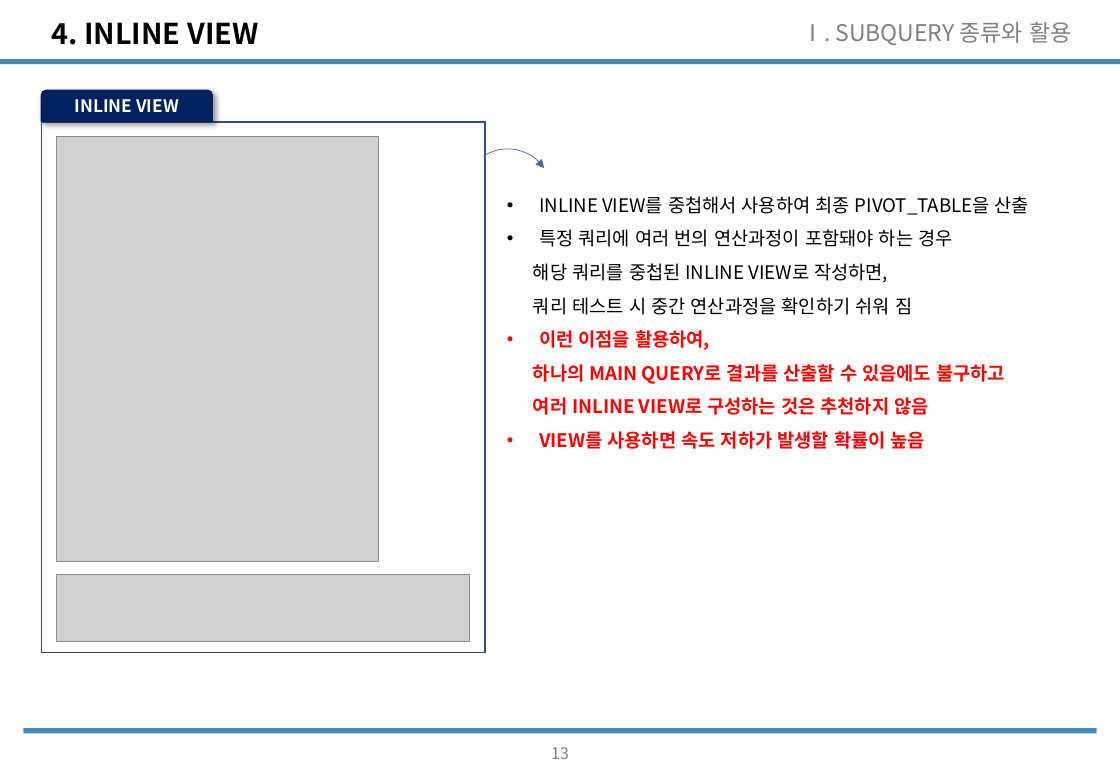
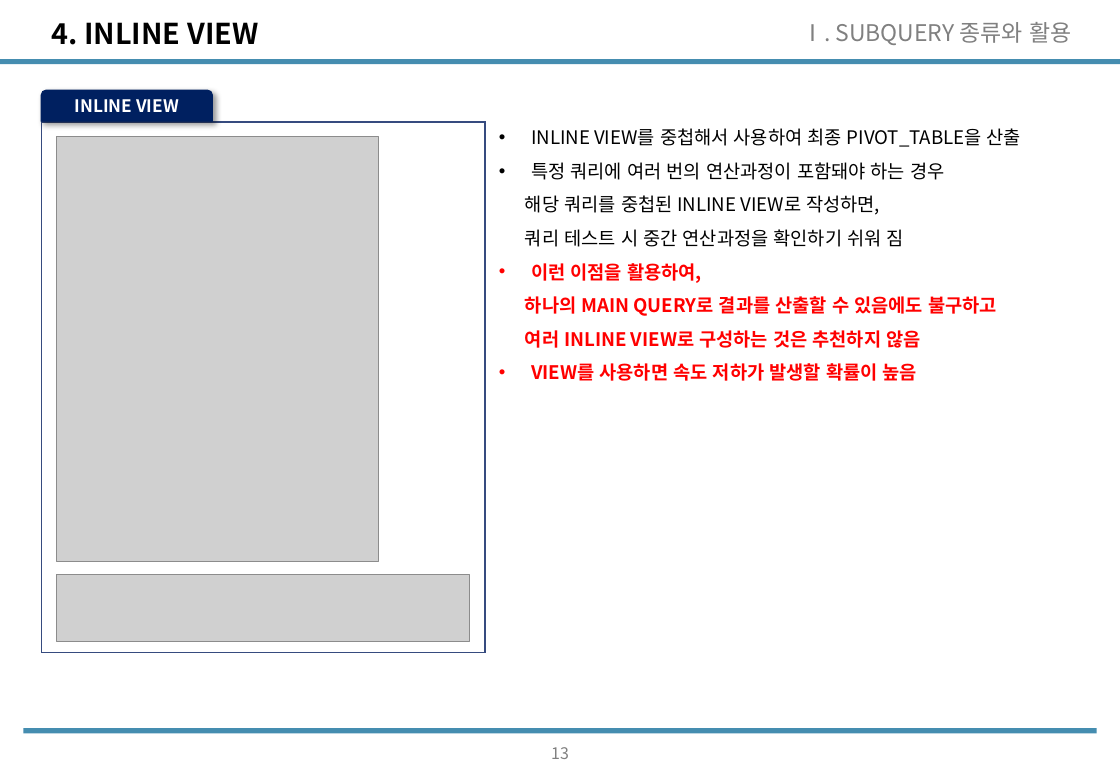
Before and after one commit to wooseok1152/SQL, a slide deck: slide 14 of SQL_seminar/SQL중상급활용_CH2.pptx. Drawn at 1120x775 pixels with LibreOffice and Linux fonts; fonts in the diff are those of the drawing; grey boxes stand for pictures. Boxes give left, top, right and bottom in pixels: in the first picture for what was removed or moved away, otherwise in the second. Text is boxed around its words. In the diff, an @@ line names an element or a change of style, - is before the commit and + after.

```diff
--- a/SQL_seminar/SQL중상급활용_CH2.pptx
+++ b/SQL_seminar/SQL중상급활용_CH2.pptx
@@ text "INLINE VIEW를 중첩해서 사용하여 최종 ...": place and size @@
-text "INLINE VIEW를 중첩해서 사용하여 최종 ..." at box(533, 196, 1029, 449)
+text "INLINE VIEW를 중첩해서 사용하여 최종 ..." at box(525, 128, 1021, 381)
@@ arc (boxed as its full ellipse) removed at box(448, 132, 570, 255) @@
```
Also in this commit, not shown: 6 other slides changed, 2 slides added, 6 other files.
